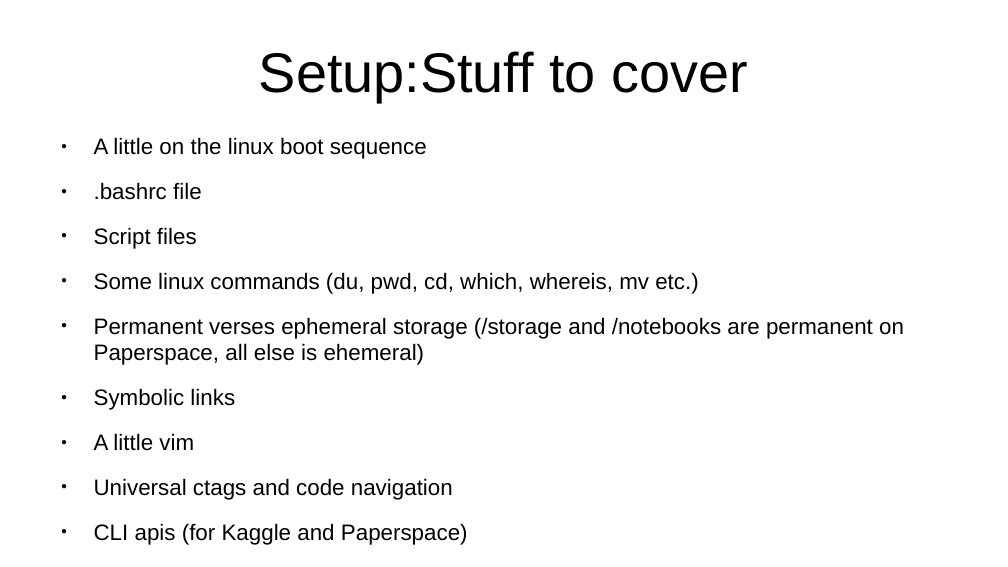
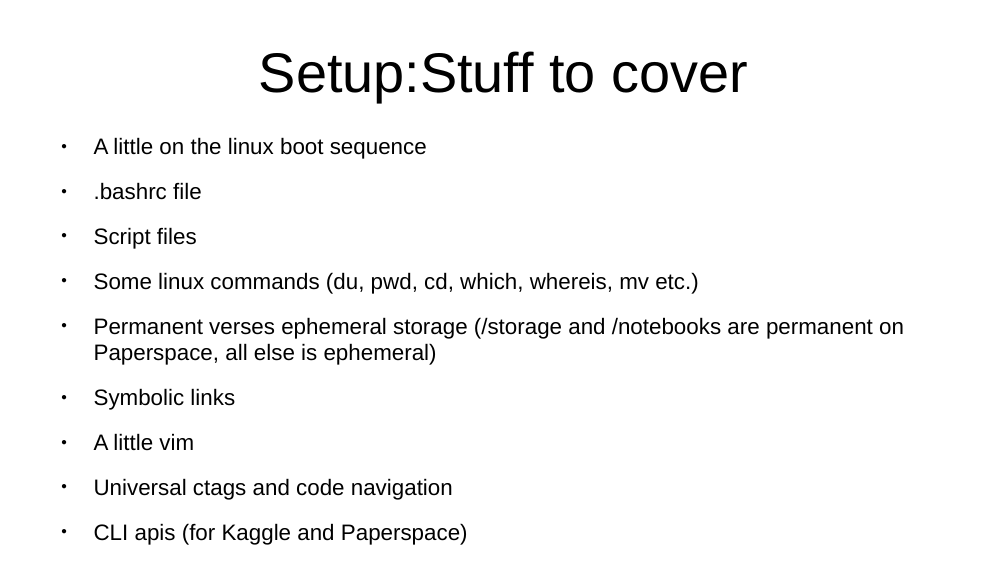
Before and after one commit to kperkins411/PCSE_595, a slide deck: slide 22 of content/Setting_up_cloud_machine.odp. Drawn at 1008x567 pixels with LibreOffice and Linux fonts; fonts in the diff are those of the drawing. Boxes give left, top, right and bottom in pixels: in the first picture for what was removed or moved away, otherwise in the second. Text is boxed around its words. In the diff, an @@ line names an element or a change of style, - is before the commit and + after.

Commit message:
lecture

```diff
--- a/content/Setting_up_cloud_machine.odp
+++ b/content/Setting_up_cloud_machine.odp
@@ text at <box>94,317,904,365</box>: text changed @@
-● Permanent verses ephemeral storage (/storage and /notebooks are permanent on Paperspace, all else is ehemeral)
+● Permanent verses ephemeral storage (/storage and /notebooks are permanent on Paperspace, all else is ephemeral)
```
Also in this commit, not shown: 1 other file.
